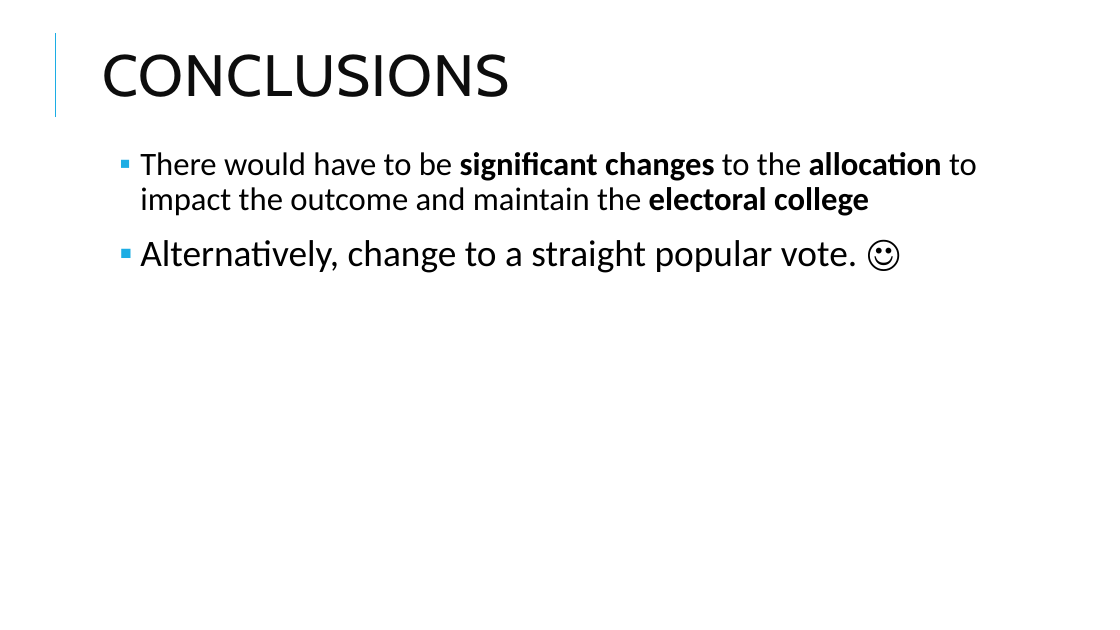
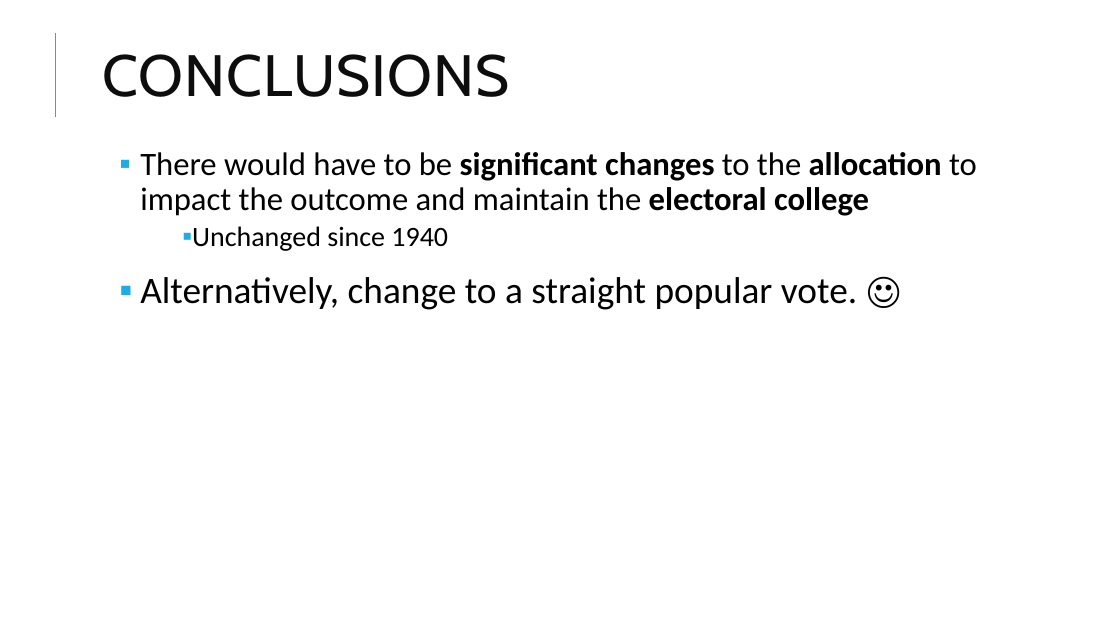
Before and after one commit to ta-data-mexpt/project-dataviz, a slide deck: slide 7 of project-dataviz.pptx. Drawn at 1120x630 pixels with LibreOffice and Linux fonts; fonts in the diff are those of the drawing. Boxes give left, top, right and bottom in pixels: in the first picture for what was removed or moved away, otherwise in the second. Text is boxed around its words. In the diff, an @@ line names an element or a change of style, - is before the commit and + after.

```diff
--- a/project-dataviz.pptx
+++ b/project-dataviz.pptx
@@ text at (x1=192, y1=226, x2=448, y2=251): paragraph added @@
+  ▪ Unchanged since 1940
```
Also in this commit, not shown: 3 other slides changed, 5 other files.
